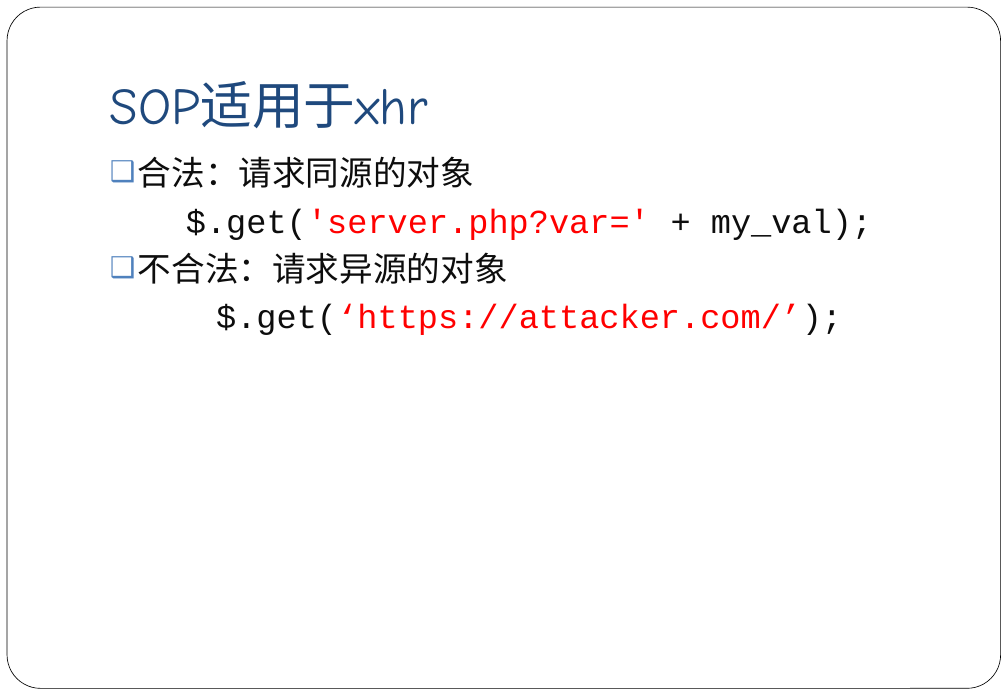
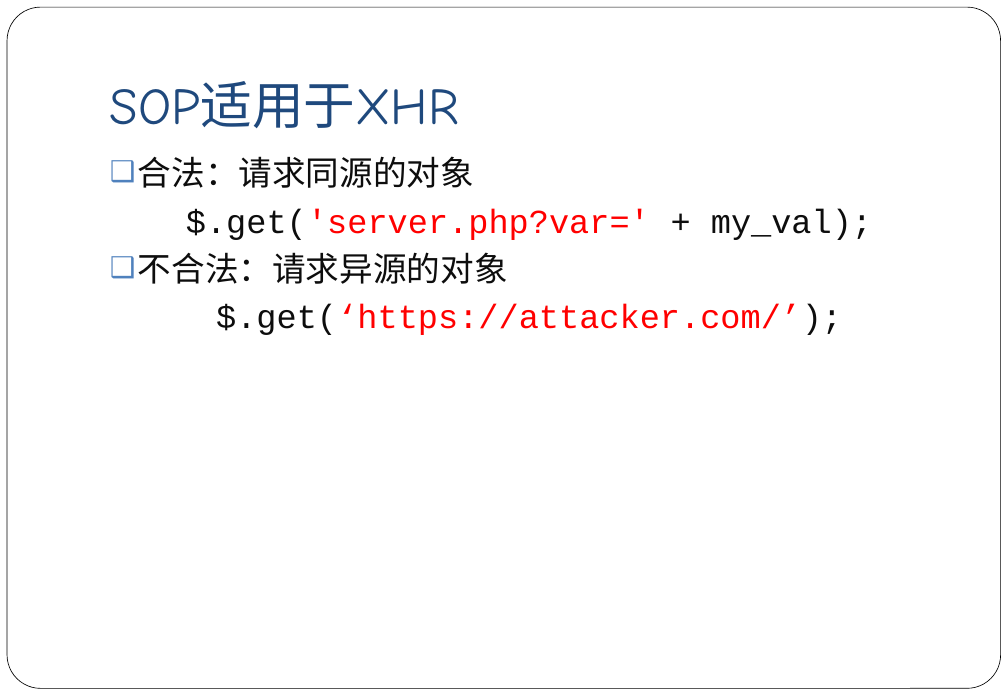
Before and after one commit to hxuhack/hxuhack.github.io, a slide deck: slide 20 of lecture/network_sec/L6-Web安全.pptx. Drawn at 1008x698 pixels with LibreOffice and Linux fonts; fonts in the diff are those of the drawing. Boxes give left, top, right and bottom in pixels: in the first picture for what was removed or moved away, otherwise in the second. Text is boxed around its words. In the diff, an @@ line names an element or a change of style, - is before the commit and + after.

```diff
--- a/lecture/network_sec/L6-Web安全.pptx
+++ b/lecture/network_sec/L6-Web安全.pptx
@@ title at [110, 81, 459, 128]: text changed @@
-SOP适用于xhr
+SOP适用于XHR
```
Also in this commit, not shown: 4 other slides changed.
